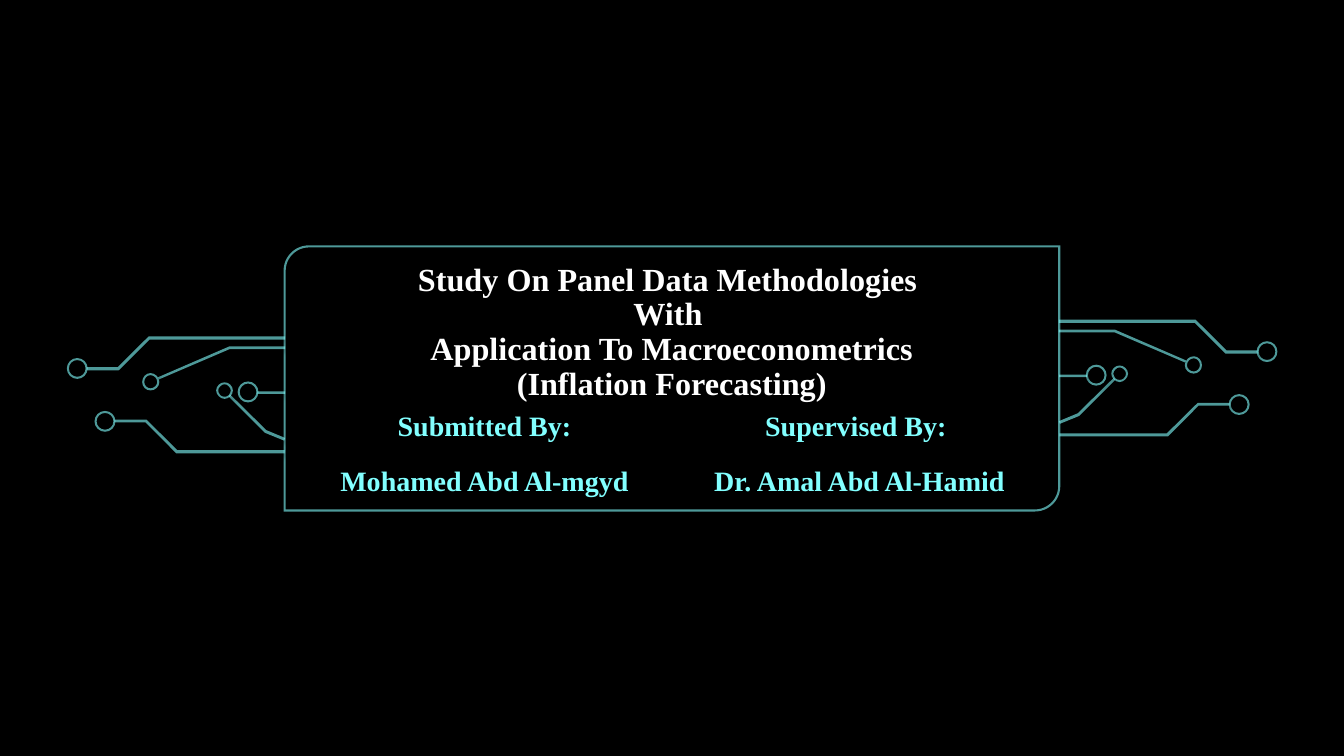
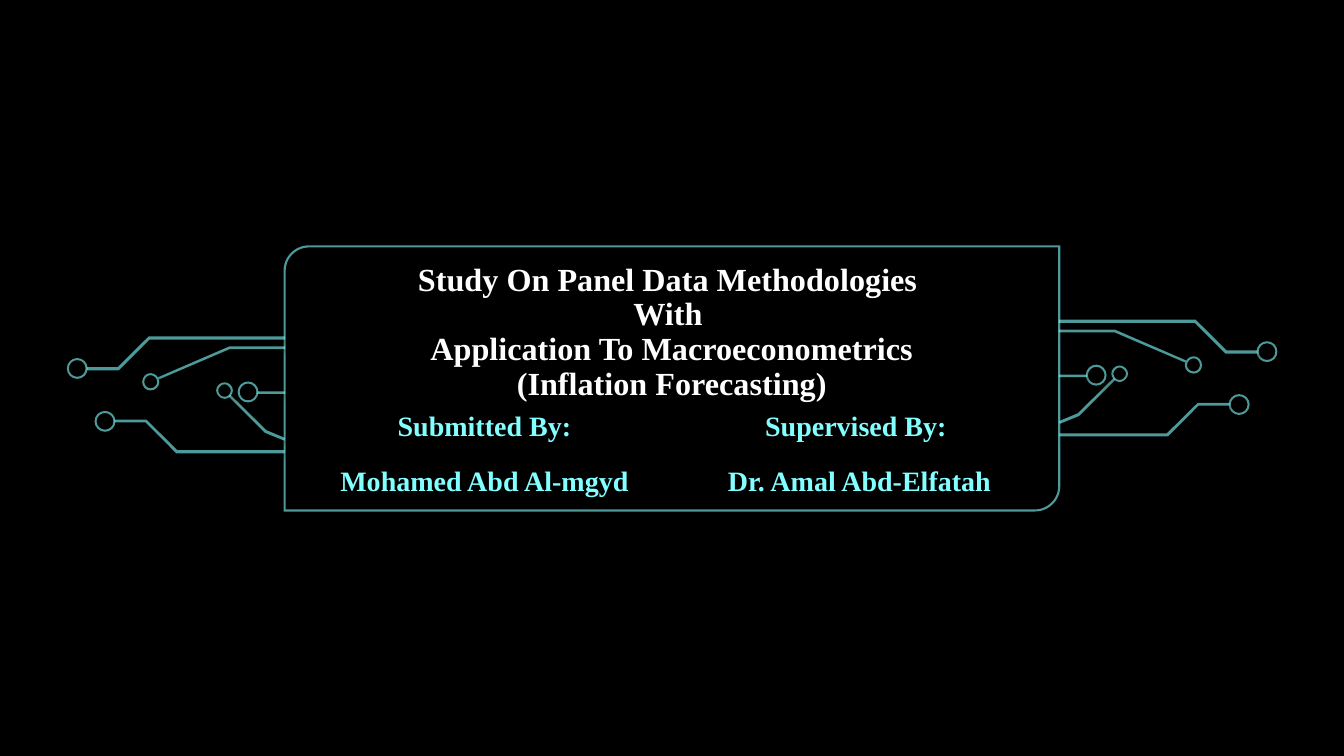
Before and after one commit to MohamedataS/Inflation-Forecasting-PanelModels, a slide deck: slide 1 of 09-Result_Report/Presentation.pptx. Drawn at 1344x756 pixels with LibreOffice and Linux fonts; fonts in the diff are those of the drawing; background and template pictures are left out. Boxes give left, top, right and bottom in pixels: in the first picture for what was removed or moved away, otherwise in the second. Text is boxed around its words. In the diff, an @@ line names an element or a change of style, - is before the commit and + after.

```diff
--- a/09-Result_Report/Presentation.pptx
+++ b/09-Result_Report/Presentation.pptx
@@ subtitle at [728, 471, 991, 492]: text changed @@
-Dr. Amal Abd Al-Hamid
+Dr. Amal Abd-Elfatah
```
Also in this commit, not shown: 4 other files.
